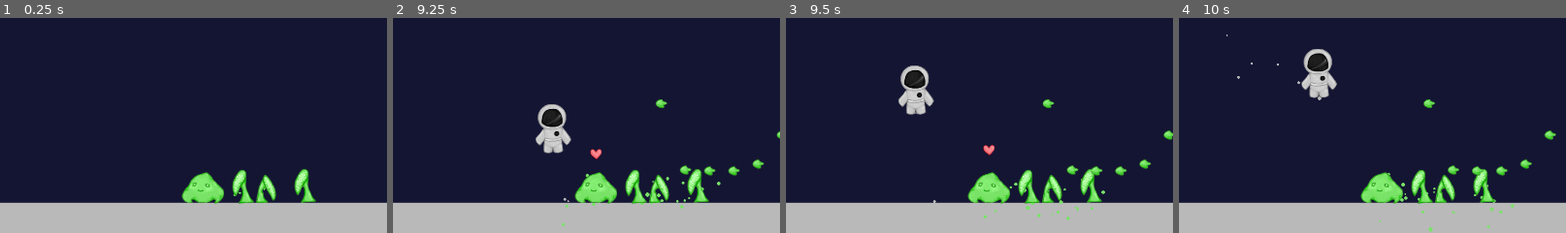
Above: before the commit, frames 1-4 (left to right).
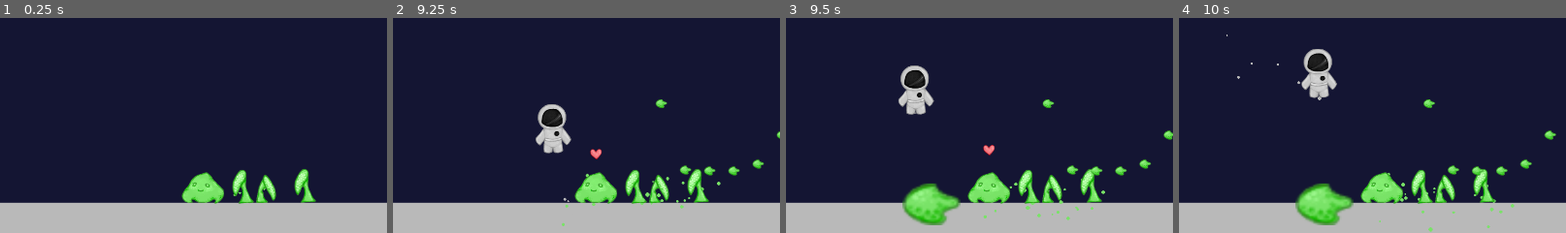
Above: after the commit, the same moments.

Repository: 7riciu/out-of-space
Game: Godot game, scene res://scenes/game.tscn
The game is run twice, just before and just after one commit, with the same random seed, the same clock (stepped at 60 frames per second) and the same inputs.
Inputs:
- Up to frame 1 (0.25 s): no input
- Up to frame 2 (9.25 s): tap Enter at 0.5 s; hold D (Right) 0.53-2.03 s; tap E (e) at 0.6, 1.35, 2.3, 3.05, 3.6, 4.35, 5.3, 6.05, 6.6, 7.35, 8.3, 9.05 s; tap Space (Jump) at 0.77, 1.52, 3.02, 3.77, 4.52, 6.02, 6.77, 7.52, 9.02 s; hold A (Left) 2.03-4.28 s; tap Alt at 2.1, 5.1, 8.1 s; tap Shift at 2.85, 5.85, 8.85 s; hold D (Right) 4.28-8.03 s; hold A (Left) from 8.03 s (still down)
- Up to frame 3 (9.5 s): keep holding A (Left)
- Up to frame 4 (10 s): release A (Left) at 9.53 s; hold D (Right) from 9.53 s (still down); tap E (e) at 9.6 s; tap Space (Jump) at 9.77 s
The pictures show only the part of the screen within x 50-100%, y 27-76%; the shares and areas given below are measured in that part.

Frames 1-2 are identical in both runs. In frame 3, 2.0% of the frame differs, in the area x 30-46%, y 77-97%; in frame 4, 2.0%.

Commit message:
The slime produces slime balls when happy

Diff:
--- /dev/null
+++ b/scenes/slime_resource.tscn
@@ -0,0 +1,32 @@
+[gd_scene load_steps=5 format=3 uid="uid://ddv23ppjmi4uw"]
+
+[ext_resource type="Texture2D" uid="uid://dc3i3l88vt6uv" path="res://assets/slime_splash.png" id="1_ugym4"]
+
+[sub_resource type="AtlasTexture" id="AtlasTexture_jms8a"]
+atlas = ExtResource("1_ugym4")
+region = Rect2(0, 0, 29, 23)
+
+[sub_resource type="SpriteFrames" id="SpriteFrames_bcb73"]
+animations = [{
+"frames": [{
+"duration": 1.0,
+"texture": SubResource("AtlasTexture_jms8a")
+}],
+"loop": true,
+"name": &"default",
+"speed": 5.0
+}]
+
+[sub_resource type="CircleShape2D" id="CircleShape2D_ugym4"]
+radius = 131.46101
+
+[node name="Area2D" type="Area2D"]
+
+[node name="AnimatedSprite2D" type="AnimatedSprite2D" parent="."]
+position = Vector2(57.25, 40.75)
+scale = Vector2(4.948276, 4.5434785)
+sprite_frames = SubResource("SpriteFrames_bcb73")
+
+[node name="CollisionShape2D" type="CollisionShape2D" parent="."]
+position = Vector2(57, 38)
+shape = SubResource("CircleShape2D_ugym4")
--- a/scripts/slime.gd
+++ b/scripts/slime.gd
@@ -6,6 +6,9 @@
 @onready var slime_splash_scene = preload("res://scenes/slime_splash.tscn")
 @onready var slime_splash_animation = get_tree().get_first_node_in_group("slime_splash_animation")
 @onready var slime_splash_instance = null
+@onready var slime_resource_scene = preload("res://scenes/slime_resource.tscn")
+@onready var slime_resource_instance = null
+
 @onready var plant_fed = false
 @onready var happy = false
 
@@ -15,6 +18,10 @@
 			await angry()
 			if not slime_area.can_interact:
 				$AnimatedSprite2D.play("idle")
+
+	else:
+		await get_tree().create_timer(1.0).timeout
+		produce_slime()
 
 func angry():
 	$AnimatedSprite2D.play("angry")
@@ -36,3 +43,9 @@
 
 	await get_tree().create_timer(1.0).timeout
 	$AnimatedSprite2D.play("angry")
+
+func produce_slime():
+	if slime_resource_instance == null:
+		slime_resource_instance = slime_resource_scene.instantiate()
+		slime_resource_instance.position = self.position + Vector2(-200, 0)
+		get_tree().current_scene.add_child(slime_resource_instance)
Not shown, changed: .DS_Store
